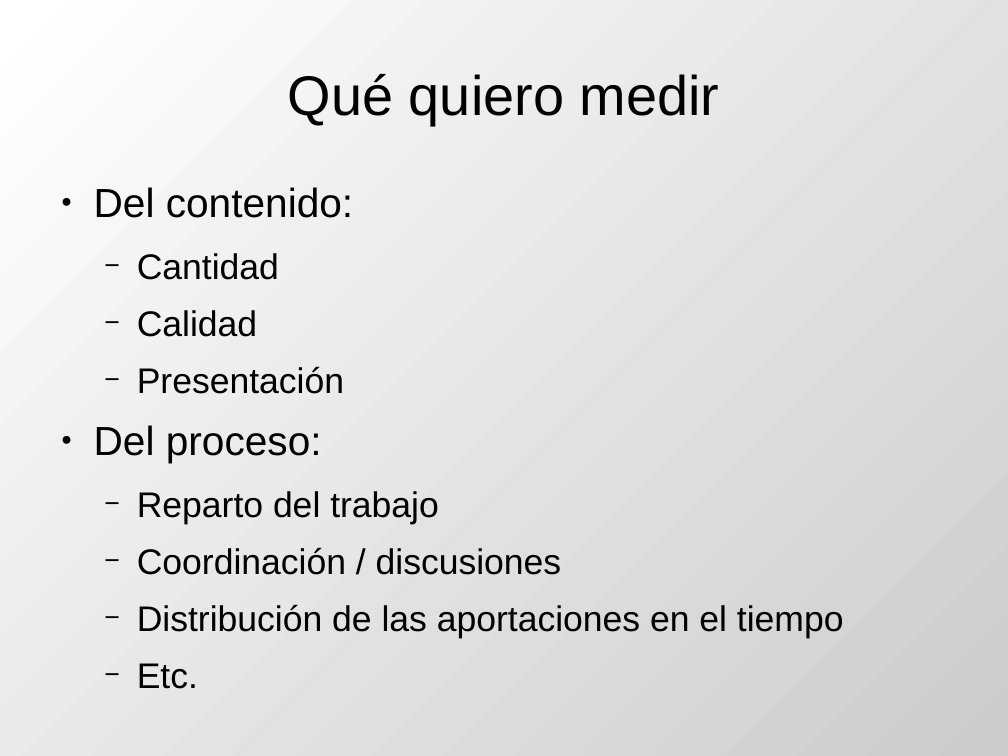
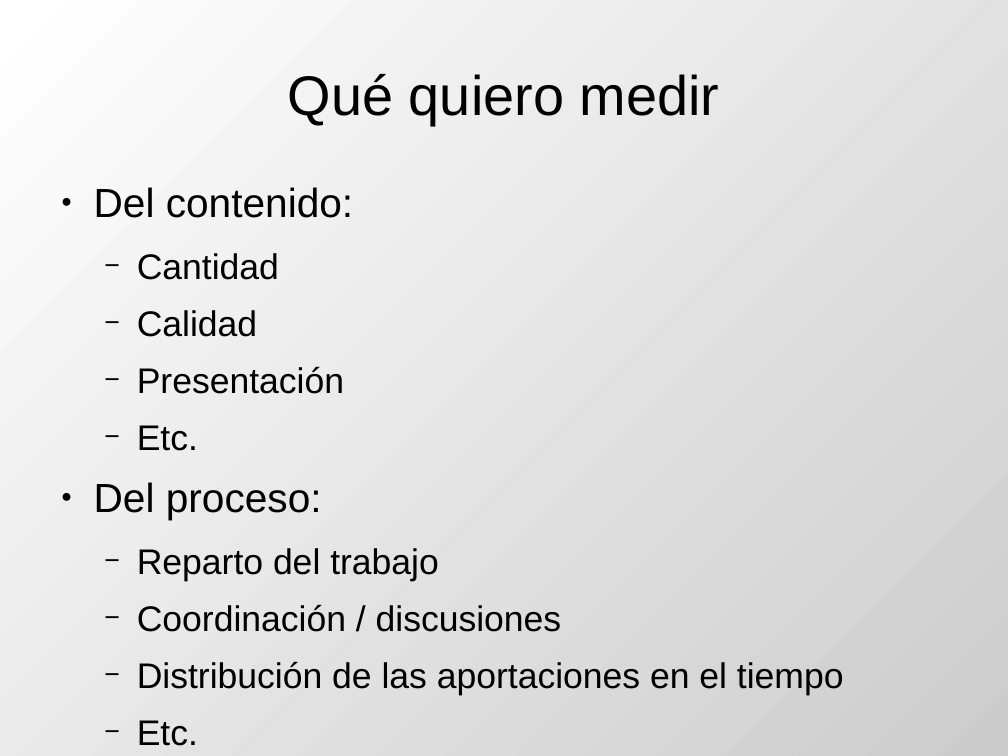
Before and after one commit to DrPantera/wikis4education, a slide deck: slide 7 of uca-2014/tema-5-EvaluacionWikis.odp. Drawn at 1008x756 pixels with LibreOffice and Linux fonts; fonts in the diff are those of the drawing. Boxes give left, top, right and bottom in pixels: in the first picture for what was removed or moved away, otherwise in the second. Text is boxed around its words. In the diff, an @@ line names an element or a change of style, - is before the commit and + after.

```diff
--- a/uca-2014/tema-5-EvaluacionWikis.odp
+++ b/uca-2014/tema-5-EvaluacionWikis.odp
@@ text at box(137, 425, 198, 451): paragraph added @@
+  − Etc.
```
Also in this commit, not shown: 7 other slides changed, 3 slides added, 1 other file.
